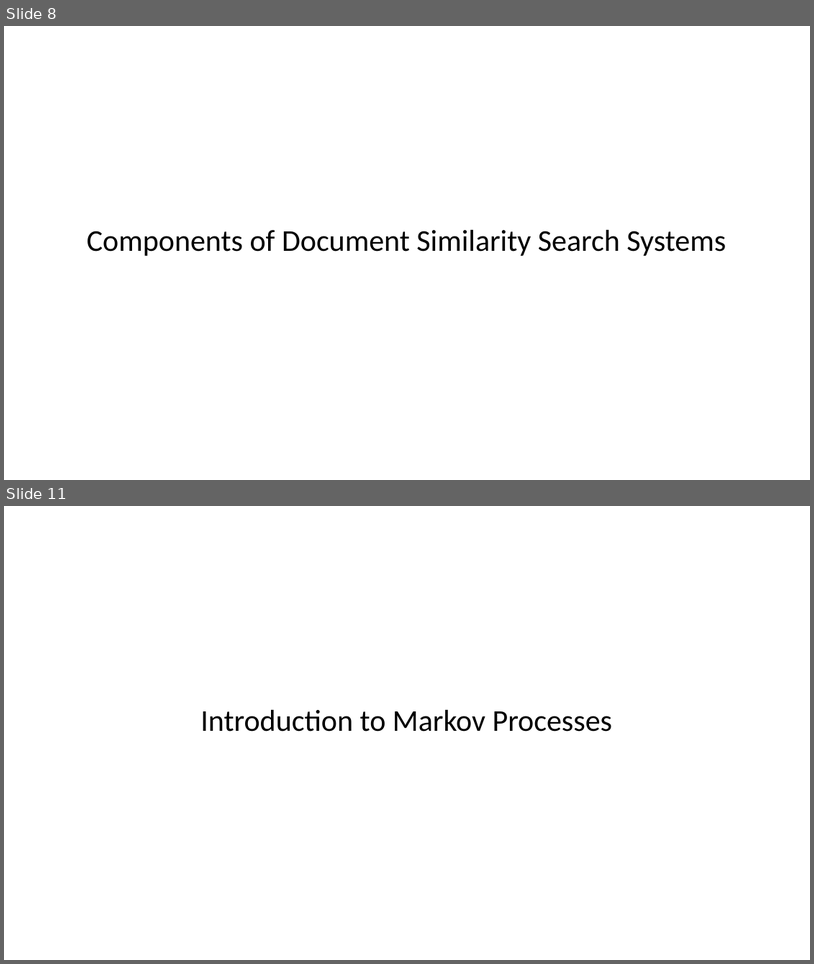
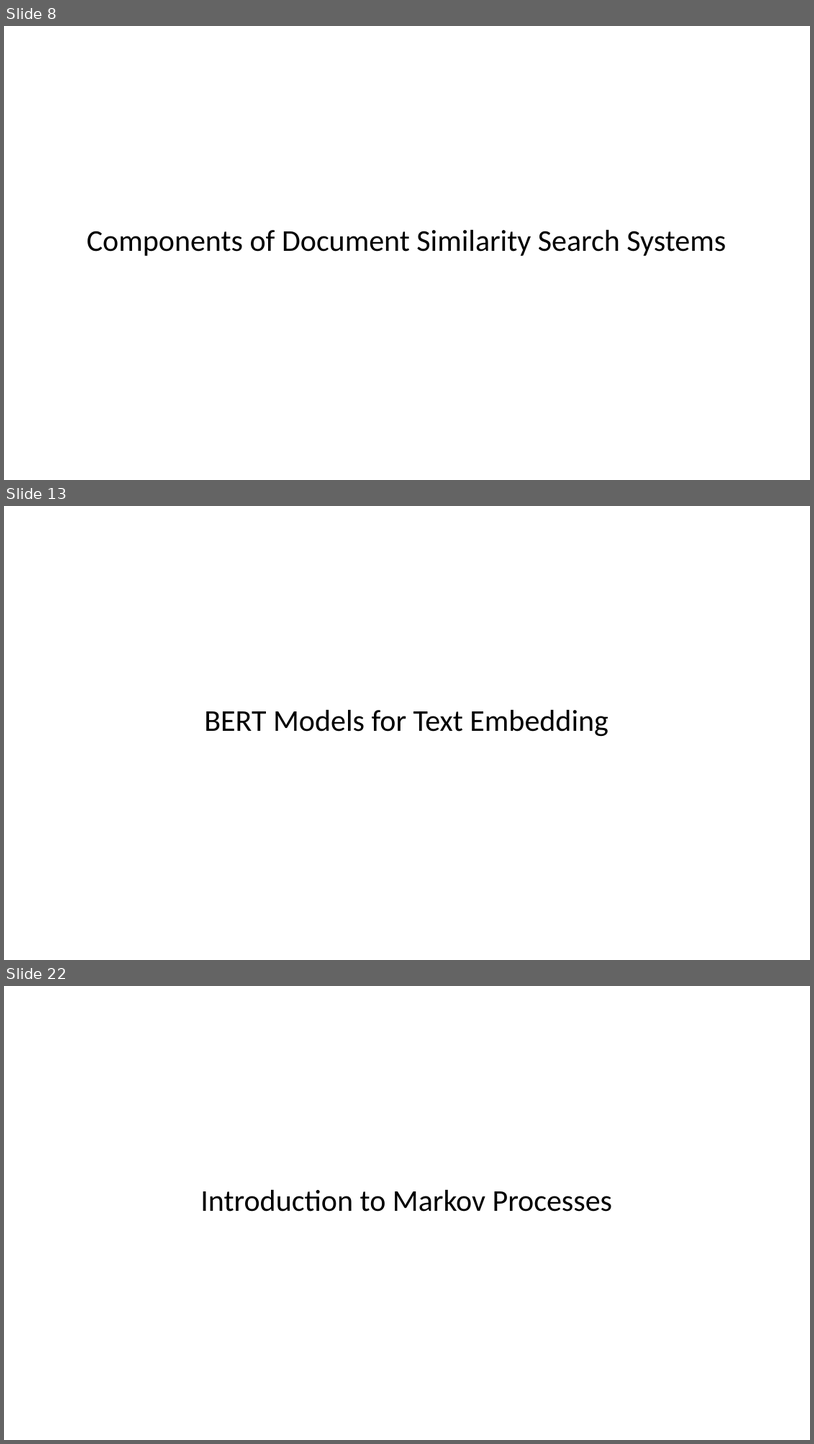
Before and after one commit to harelgabainew/school1, a slide deck: slides/7_DocumentWebSearching.pptx. Shown one above the other, each under a label of ours: slides 8 and 11 before the commit, slides 8, 13 and 22 after it; the slides between them are not shown. The pictures are 814x964 and 814x1444 pixels, drawn with LibreOffice and Linux fonts; fonts in the diff are those of the drawing. Boxes give left, top, right and bottom in pixels: in the first picture for what was removed or moved away, otherwise in the second. Text is boxed around its words. In the diff, an @@ line names an element or a change of style, - is before the commit and + after.

Commit message:
Added slides on embeddings

```diff
--- a/slides/7_DocumentWebSearching.pptx
+++ b/slides/7_DocumentWebSearching.pptx
@@ slide 13 added at (x1=4, y1=506, x2=810, y2=960), background #FFFFFF @@
@@ title added at (x1=204, y1=710, x2=608, y2=736), 36 pt, text #000000 @@
+BERT Models for Text Embedding
@@ what was slide 11 is now slide 22 @@
```
Also in this commit, not shown: 3 slides changed, 11 other slides added, 1 slide removed.
